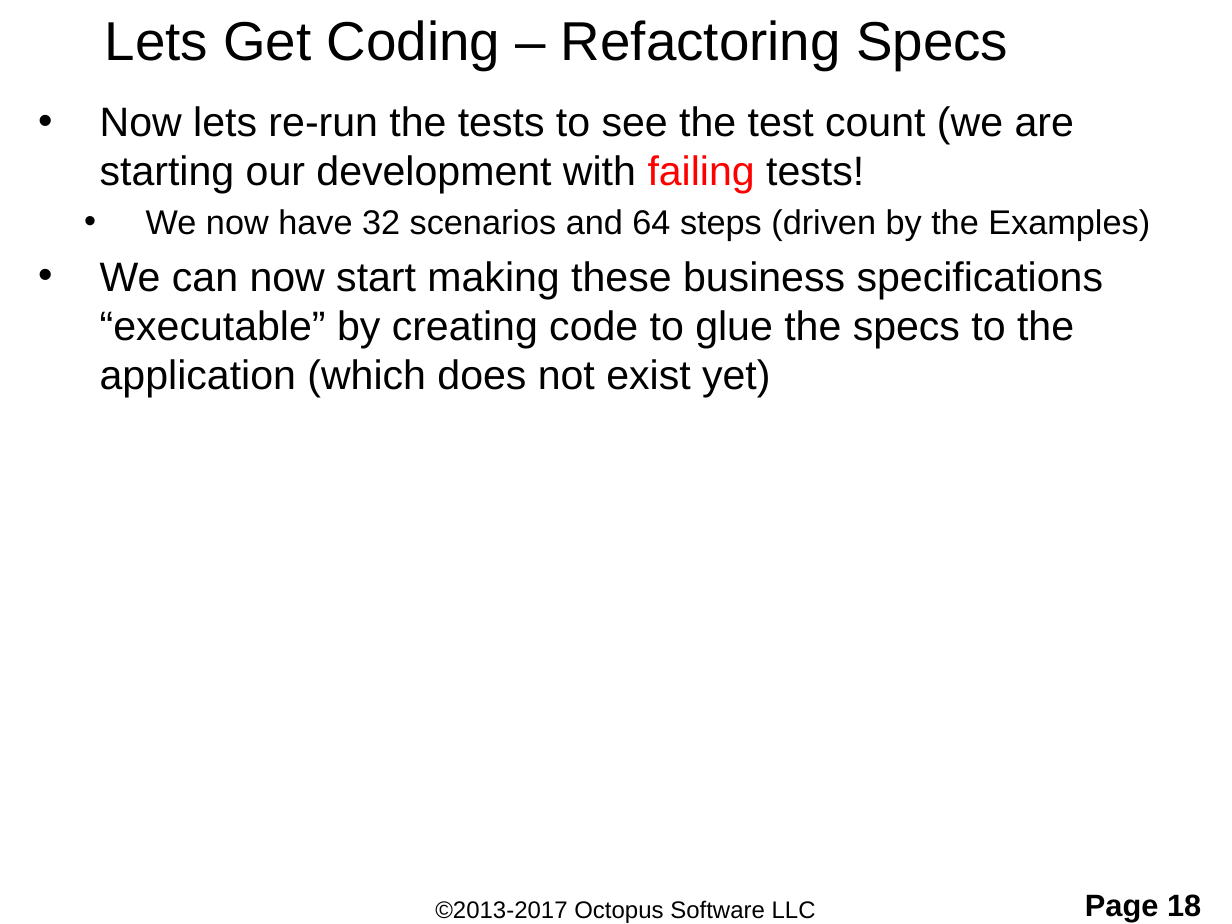
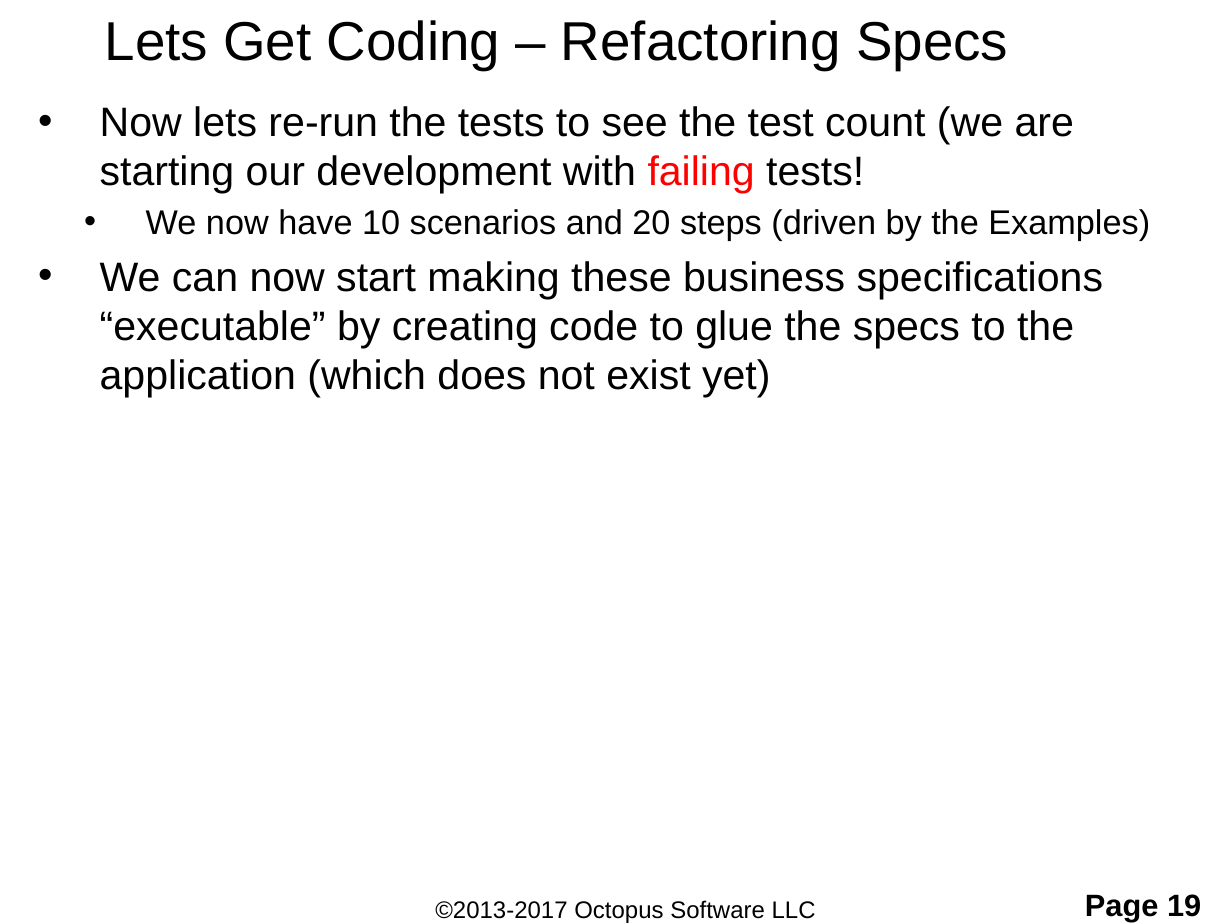
Before and after one commit to ShaneOctopus/RomanConversionStarting, a slide deck: slide 19 of workingFiles/TDD and BDD.pptx (slide 18 before the commit). Drawn at 1232x924 pixels with LibreOffice and Linux fonts; fonts in the diff are those of the drawing; background and template pictures are left out. Boxes give left, top, right and bottom in pixels: in the first picture for what was removed or moved away, otherwise in the second. Text is boxed around its words. In the diff, an @@ line names an element or a change of style, - is before the commit and + after.

```diff
--- a/workingFiles/TDD and BDD.pptx
+++ b/workingFiles/TDD and BDD.pptx
@@ text at box(146, 209, 1150, 241): text changed @@
-  • We now have 32 scenarios and 64 steps (driven by the Examples)
+  • We now have 10 scenarios and 20 steps (driven by the Examples)
@@ page number at box(1085, 894, 1201, 921): text changed @@
-Page 18
+Page 19
```
Also in this commit, not shown: 16 other slides changed, 1 slide added, 2 other files.
